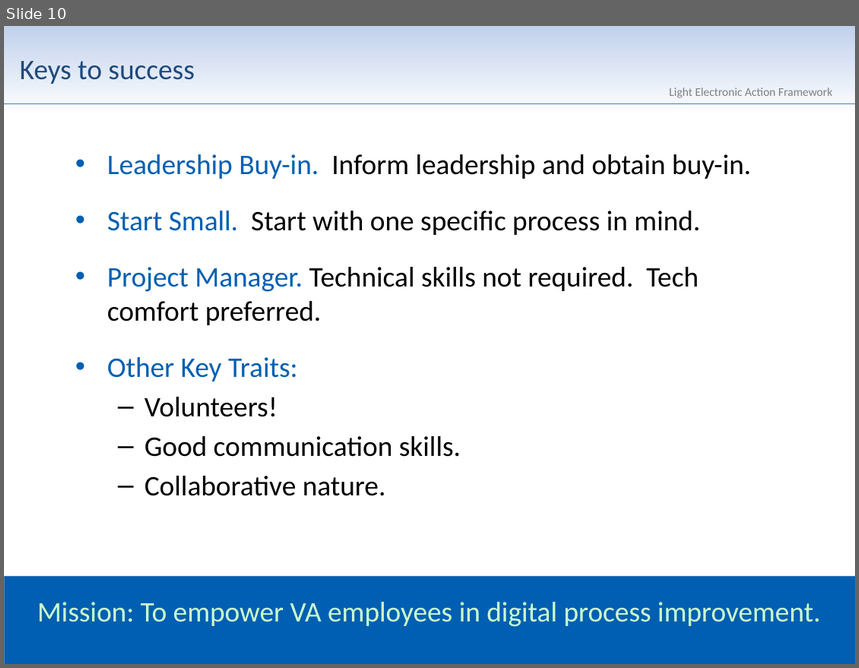
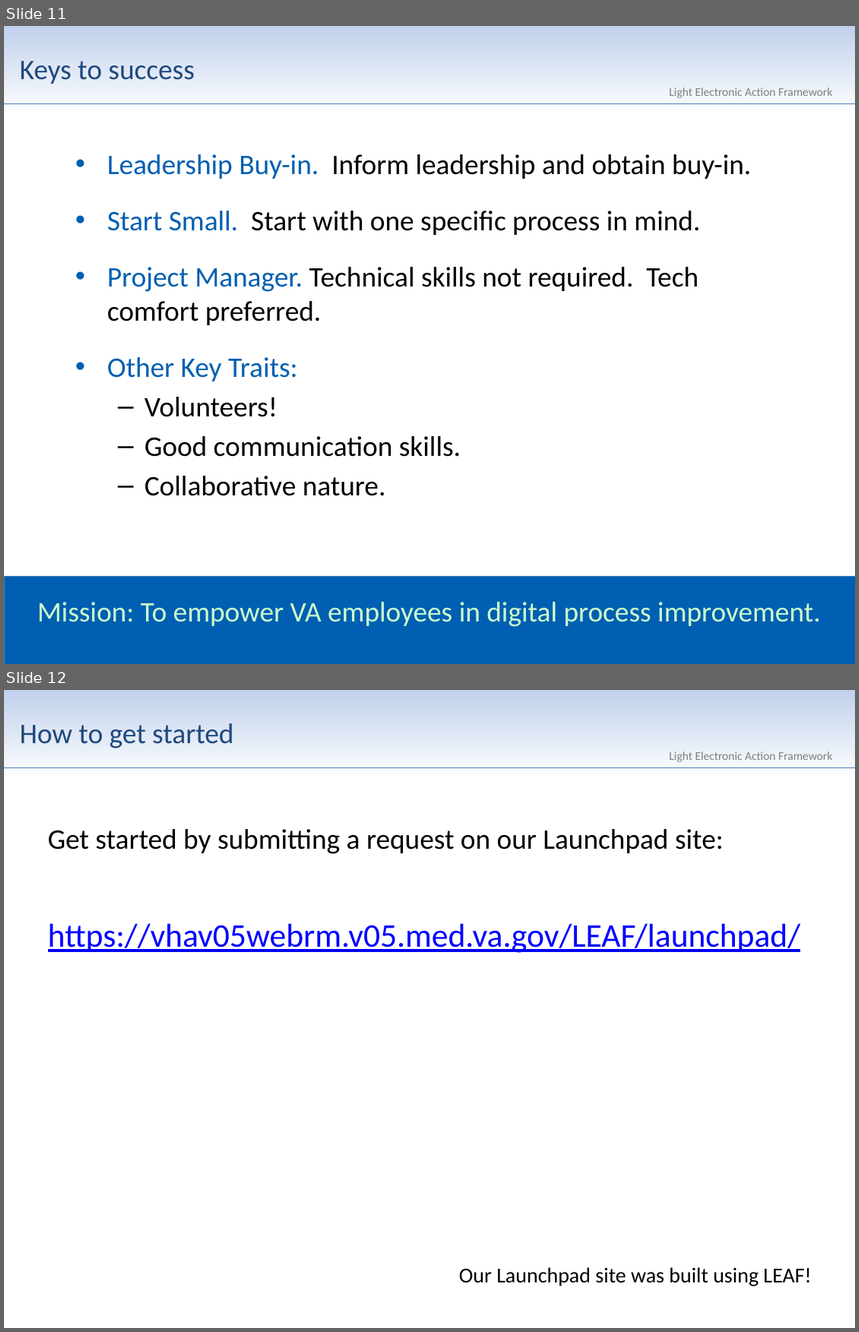
Before and after one commit to department-of-veterans-affairs/LEAF, a slide deck: Documentation/LEAF_Product_Overview.pptx. Shown one above the other, each under a label of ours: slide 10 before the commit, slides 11 and 12 after it. The pictures are 859x668 and 859x1332 pixels, drawn with LibreOffice and Linux fonts; fonts in the diff are those of the drawing; background and template pictures are left out. Boxes give left, top, right and bottom in pixels: in the first picture for what was removed or moved away, otherwise in the second. Text is boxed around its words. In the diff, an @@ line names an element or a change of style, - is before the commit and + after.

```diff
--- a/Documentation/LEAF_Product_Overview.pptx
+++ b/Documentation/LEAF_Product_Overview.pptx
@@ slide 12 added at (4, 690, 855, 1328), background gradient #9AB5E4 to #C2D1ED to #FFFFFF; not listed: 2 template elements that a slide beside it also shows @@
@@ title added at (20, 723, 234, 749), 24 pt, text #1F497D @@
+How to get started
@@ text added at (48, 829, 724, 854), 24 pt, text #000000 @@
+Get started by submitting a request on our Launchpad site:
@@ text added at (48, 923, 800, 953), 28 pt, text #0000FF, underline @@
+https://vhav05webrm.v05.med.va.gov/LEAF/launchpad/
@@ text added at (459, 1268, 811, 1287), 18 pt, text #000000 @@
+Our Launchpad site was built using LEAF!
@@ what was slide 10 is now slide 11 @@
```
Also in this commit, not shown: 5 slides changed, 2 other slides added, 1 slide removed.
